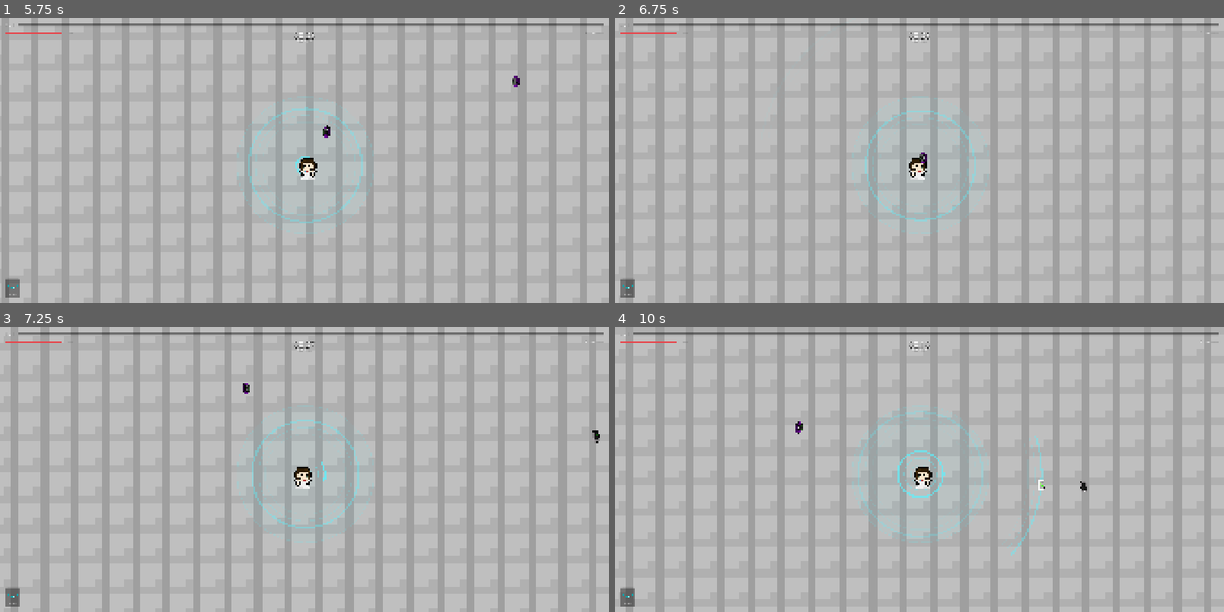
Above: before the commit, frames 1-4 (two rows, left to right).
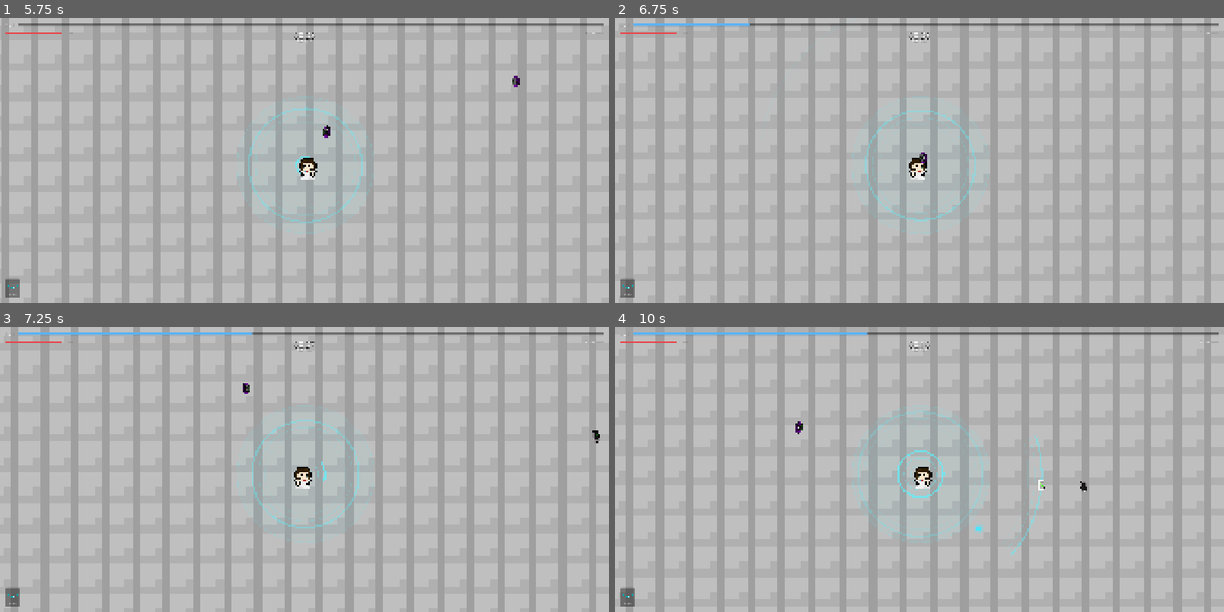
Above: after the commit, the same moments.

Repository: leolilaia/GuerraTecnologica
Game: Godot game, scene res://scenes/main/main_arena.tscn
Same seed, same stepped clock (60 frames per second), same inputs: the game is played once before the commit and once after it.
Inputs (mouse positions are in pixels of both pictures, inside the frame that each line leads up to):
- Up to frame 1 (5.75 s): move the mouse to (438, 146) at 0.52 s; hold D (move_right) 0.53-1.28 s; click (438, 146) at 0.67 s; move the mouse to (182, 174) at 1.27 s; hold S (move_down) 1.28-2.03 s; move the mouse to (365, 97) at 2.02 s; hold D (move_right) 2.03-2.78 s; move the mouse to (274, 217) at 2.77 s; hold W (move_up) 2.78-3.53 s; click (274, 217) at 2.92 s; move the mouse to (487, 203) at 3.52 s; hold A (move_left) 3.53-5.03 s; move the mouse to (121, 117) at 4.27 s; move the mouse to (334, 160) at 5.02 s; hold S (move_down) from 5.03 s (still down); click (334, 160) at 5.17 s
- Up to frame 2 (6.75 s): move the mouse to (828, 89) at 5.77 s; release S (move_down) at 5.78 s; hold D (move_right) 5.78-6.53 s; move the mouse to (1053, 146) at 6.52 s; hold W (move_up) from 6.53 s (still down)
- Up to frame 3 (7.25 s): keep holding W (move_up)
- Up to frame 4 (10 s): move the mouse to (797, 483) at 7.27 s; release W (move_up) at 7.28 s; hold D (move_right) 7.28-8.03 s; click (797, 483) at 7.42 s; move the mouse to (980, 406) at 8.02 s; hold S (move_down) 8.03-8.78 s; move the mouse to (889, 526) at 8.77 s; hold A (move_left) 8.78-9.53 s; move the mouse to (1102, 512) at 9.52 s; hold W (move_up) from 9.53 s (still down); click (1102, 512) at 9.67 s

Frame 1 is identical in both runs. In frame 2, 0.2% of the frame differs, in the area x 3-23%, y 1-3%; in frame 3, 0.3%; in frame 4, 0.4%, in the area x 3-61%, y 1-73%.

Commit message:
Adiciona sistema de XP com orbes atraídas pelo player

Diff:
--- a/project.godot
+++ b/project.godot
@@ -52,6 +52,7 @@
 
 2d_physics/layer_1="player"
 2d_physics/layer_2="enemies"
+2d_physics/layer_3="pickups"
 
 [physics]
 
--- a/scenes/enemies/boss_smartphone.tscn
+++ b/scenes/enemies/boss_smartphone.tscn
@@ -29,6 +29,7 @@
 speed = 60.0
 hp = 1500.0
 damage = 15.0
+xp_value = 50.0
 
 [node name="Sprite2D" parent="." index="0" unique_id=555424325]
 position = Vector2(70, 69)
--- a/scenes/enemies/celular.tscn
+++ b/scenes/enemies/celular.tscn
@@ -14,6 +14,7 @@
 [node name="Enemy" type="CharacterBody2D" unique_id=410658759]
 collision_layer = 2
 script = ExtResource("1_0mhav")
+xp_value = 2.0
 
 [node name="Sprite2D" type="Sprite2D" parent="." unique_id=555424325]
 position = Vector2(-4.7683716e-07, -2.2351742e-08)
--- a/scenes/enemies/microondas.tscn
+++ b/scenes/enemies/microondas.tscn
@@ -13,6 +13,7 @@
 speed = 70.0
 hp = 45.0
 damage = 15.0
+xp_value = 3.0
 
 [node name="Sprite2D" parent="." index="0" unique_id=555424325]
 position = Vector2(2.5712895, 3.874023)
--- a/scenes/enemies/robo.tscn
+++ b/scenes/enemies/robo.tscn
@@ -15,6 +15,7 @@
 speed = 70.0
 hp = 120.0
 damage = 12.0
+xp_value = 5.0
 
 [node name="Sprite2D" parent="." index="0" unique_id=555424325]
 position = Vector2(18.531252, 12.46875)
--- a/scenes/enemies/smartwatch.tscn
+++ b/scenes/enemies/smartwatch.tscn
@@ -15,6 +15,7 @@
 speed = 130.0
 hp = 8.0
 damage = 3.0
+xp_value = 1.0
 
 [node name="Sprite2D" parent="." index="0" unique_id=555424325]
 texture = ExtResource("2_s8fm8")
--- /dev/null
+++ b/scenes/pickups/xp_orb.tscn
@@ -0,0 +1,13 @@
+[gd_scene format=3]
+
+[ext_resource type="Script" path="res://scripts/pickups/xp_orb.gd" id="1_orb"]
+
+[sub_resource type="CircleShape2D" id="CircleShape2D_orb"]
+radius = 3.0
+
+[node name="XpOrb" type="Area2D"]
+collision_layer = 4
+script = ExtResource("1_orb")
+
+[node name="CollisionShape2D" type="CollisionShape2D" parent="."]
+shape = SubResource("CircleShape2D_orb")
--- a/scenes/player/player.tscn
+++ b/scenes/player/player.tscn
@@ -6,6 +6,9 @@
 [sub_resource type="CapsuleShape2D" id="CapsuleShape2D_tmq5d"]
 radius = 7.0
 height = 22.0
+
+[sub_resource type="CircleShape2D" id="CircleShape2D_pickup"]
+radius = 40.0
 
 [node name="Player" type="CharacterBody2D" unique_id=406858962]
 script = ExtResource("1_qm0ti")
@@ -19,6 +22,14 @@
 [node name="Sprite2D" type="Sprite2D" parent="." unique_id=541790927]
 texture = ExtResource("2_fhbv5")
 
+[node name="PickupZone" type="Area2D" parent="."]
+collision_layer = 0
+collision_mask = 4
+monitorable = false
+
+[node name="CollisionShape2D" type="CollisionShape2D" parent="PickupZone"]
+shape = SubResource("CircleShape2D_pickup")
+
 [node name="Camera2D" type="Camera2D" parent="." unique_id=966813502]
 position = Vector2(-1, -5)
 zoom = Vector2(3, 3)
--- a/scripts/enemies/enemy_base.gd
+++ b/scripts/enemies/enemy_base.gd
@@ -3,9 +3,12 @@
 
 signal died
 
+const XP_ORB_SCENE := preload("res://scenes/pickups/xp_orb.tscn")
+
 @export var speed: float = 80.0
 @export var hp: float = 20.0
 @export var damage: float = 5.0
+@export var xp_value: float = 1.0
 
 var player: Node2D
 var wobble_time: float = 0.0
@@ -46,8 +49,16 @@
 	create_tween().tween_property($Sprite2D, "modulate", Color.WHITE, 0.1)
 
 	if hp <= 0:
+		_drop_xp_orb()
 		died.emit()
 		queue_free()
+
+func _drop_xp_orb() -> void:
+	var orb := XP_ORB_SCENE.instantiate() as XpOrb
+	orb.value = xp_value
+	orb.position = global_position
+	# A morte chega no meio da checagem de colisão, quando não dá para criar áreas
+	get_parent().add_child.call_deferred(orb)
 
 # Parado também não causa dano de contato
 func stun(duration: float) -> void:
--- a/scripts/enemies/wave_manager.gd
+++ b/scripts/enemies/wave_manager.gd
@@ -96,6 +96,8 @@
 	var enemy := scene.instantiate() as Node2D
 	if "hp" in enemy:
 		enemy.hp *= hp_mult
+	if "xp_value" in enemy:
+		enemy.xp_value *= hp_mult
 	enemy.died.connect(enemy_killed.emit)
 	get_parent().add_child(enemy)
 	enemy.global_position = player.global_position + Vector2.from_angle(randf() * TAU) * spawn_radius
--- /dev/null
+++ b/scripts/pickups/xp_orb.gd
@@ -0,0 +1,36 @@
+class_name XpOrb
+extends Area2D
+
+## Começa devagar e acelera: o jogador vê a orb vindo antes de ela chegar
+@export var attract_speed: float = 40.0
+@export var attract_acceleration: float = 500.0
+@export var radius: float = 2.5
+@export var color: Color = Color(0.3, 0.9, 1.0)
+
+var value: float = 1.0
+var _target: Node2D
+var _speed: float
+
+func _ready() -> void:
+	body_entered.connect(_on_body_entered)
+
+func _physics_process(delta: float) -> void:
+	if not is_instance_valid(_target):
+		return
+	_speed += attract_acceleration * delta
+	global_position = global_position.move_toward(_target.global_position, _speed * delta)
+
+# Sem sprite próprio por enquanto: núcleo sólido com halo translúcido
+func _draw() -> void:
+	draw_circle(Vector2.ZERO, radius * 2.0, Color(color, 0.25))
+	draw_circle(Vector2.ZERO, radius, color)
+
+func attract_to(target: Node2D) -> void:
+	if _target == null:
+		_target = target
+		_speed = attract_speed
+
+func _on_body_entered(body: Node2D) -> void:
+	if body.has_method("add_experience"):
+		body.add_experience(value)
+		queue_free()
--- a/scripts/player/player.gd
+++ b/scripts/player/player.gd
@@ -4,17 +4,28 @@
 signal health_changed(hp: float, max_hp: float)
 signal died
 signal weapon_added(weapon: Weapon)
+signal experience_changed(xp: float, xp_to_next: float)
+signal leveled_up(level: int)
 
 @export var speed: float = 200.0
 @export var max_hp: float = 100.0
 @export var character: CharacterData
+## XP para sair do nível 1; cada nível seguinte pede xp_growth vezes mais
+@export var xp_base: float = 5.0
+@export var xp_growth: float = 1.25
 
 var hp: float
 var invulnerable: bool = false
+# Nível do personagem; o "level" do WaveManager é a fase
+var level: int = 1
+var xp: float = 0.0
+var xp_to_next: float
 
 func _ready() -> void:
 	add_to_group("player")
 	hp = max_hp
+	$PickupZone.area_entered.connect(_on_pickup_zone_area_entered)
+	xp_to_next = _xp_for_level(level)
 	if character:
 		_apply_character(character)
 
@@ -25,6 +36,11 @@
 
 	if direction.x != 0:
 		$Sprite2D.flip_h = direction.x < 0
+
+# A zona só puxa a orb; a coleta acontece quando ela encosta no corpo
+func _on_pickup_zone_area_entered(area: Area2D) -> void:
+	if area.has_method("attract_to"):
+		area.attract_to(self)
 
 func _apply_character(data: CharacterData) -> void:
 	if data.sprite:
@@ -43,6 +59,19 @@
 	weapons.assign($Weapons.get_children())
 	return weapons
 
+func add_experience(amount: float) -> void:
+	xp += amount
+	# O boss dá XP de vários níveis de uma vez
+	while xp >= xp_to_next:
+		xp -= xp_to_next
+		level += 1
+		xp_to_next = _xp_for_level(level)
+		leveled_up.emit(level)
+	experience_changed.emit(xp, xp_to_next)
+
+func _xp_for_level(n: int) -> float:
+	return roundf(xp_base * pow(xp_growth, n - 1))
+
 func take_damage(amount: float) -> void:
 	if invulnerable:
 		return
--- a/scripts/ui/hud.gd
+++ b/scripts/ui/hud.gd
@@ -39,10 +39,14 @@
 	if player == null:
 		return
 	player.health_changed.connect(_on_health_changed)
+	player.experience_changed.connect(set_experience)
+	player.leveled_up.connect(set_level)
 	player.weapon_added.connect(_add_weapon_slot)
 	for weapon in player.get_weapons():
 		_add_weapon_slot(weapon)
 	_set_health(player.hp, player.max_hp)
+	set_experience(player.xp, player.xp_to_next)
+	set_level(player.level)
 	_damage_bar.value = _health_bar.value
 
 func _process(delta: float) -> void:
Not shown, added: scripts/pickups/xp_orb.gd.uid
